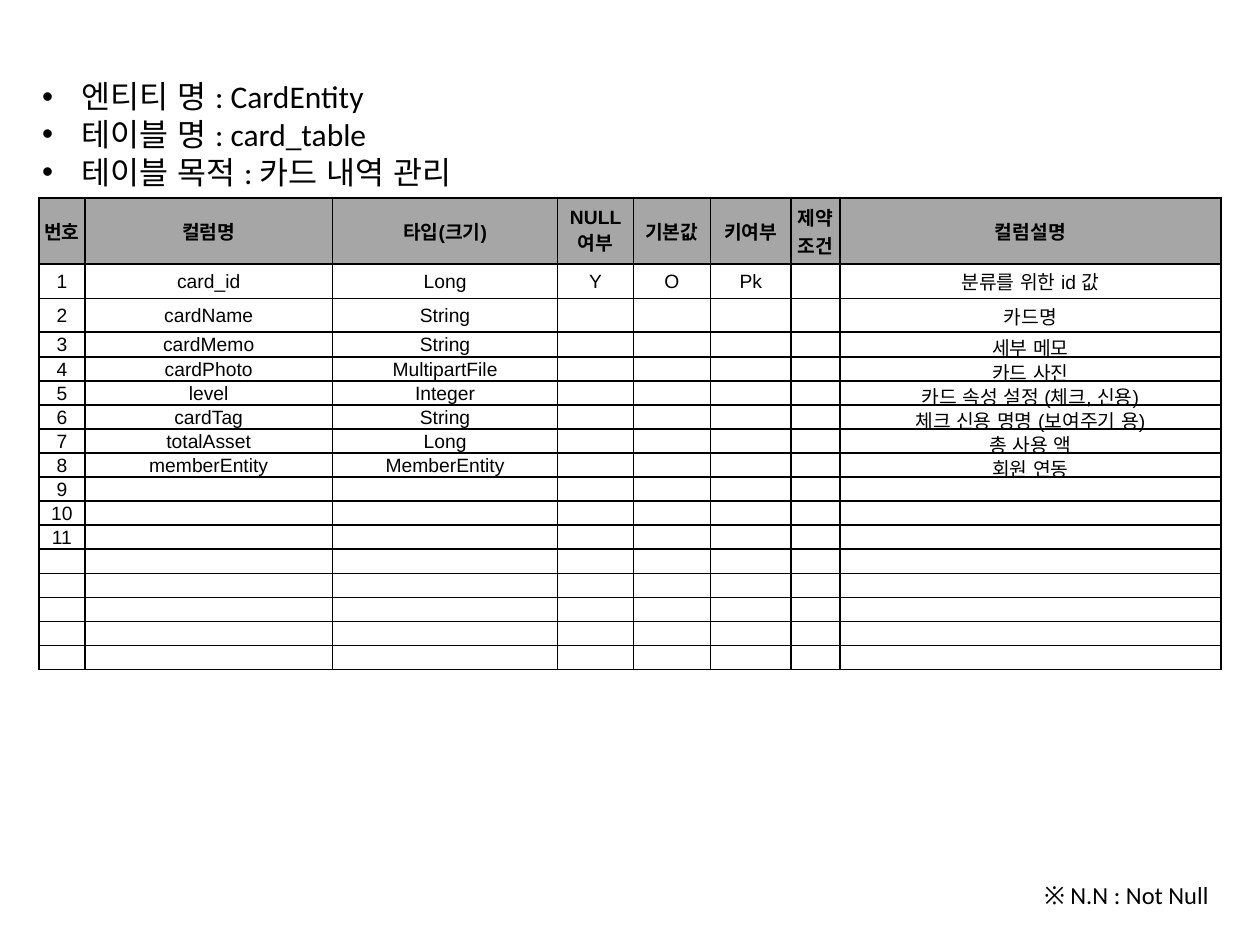
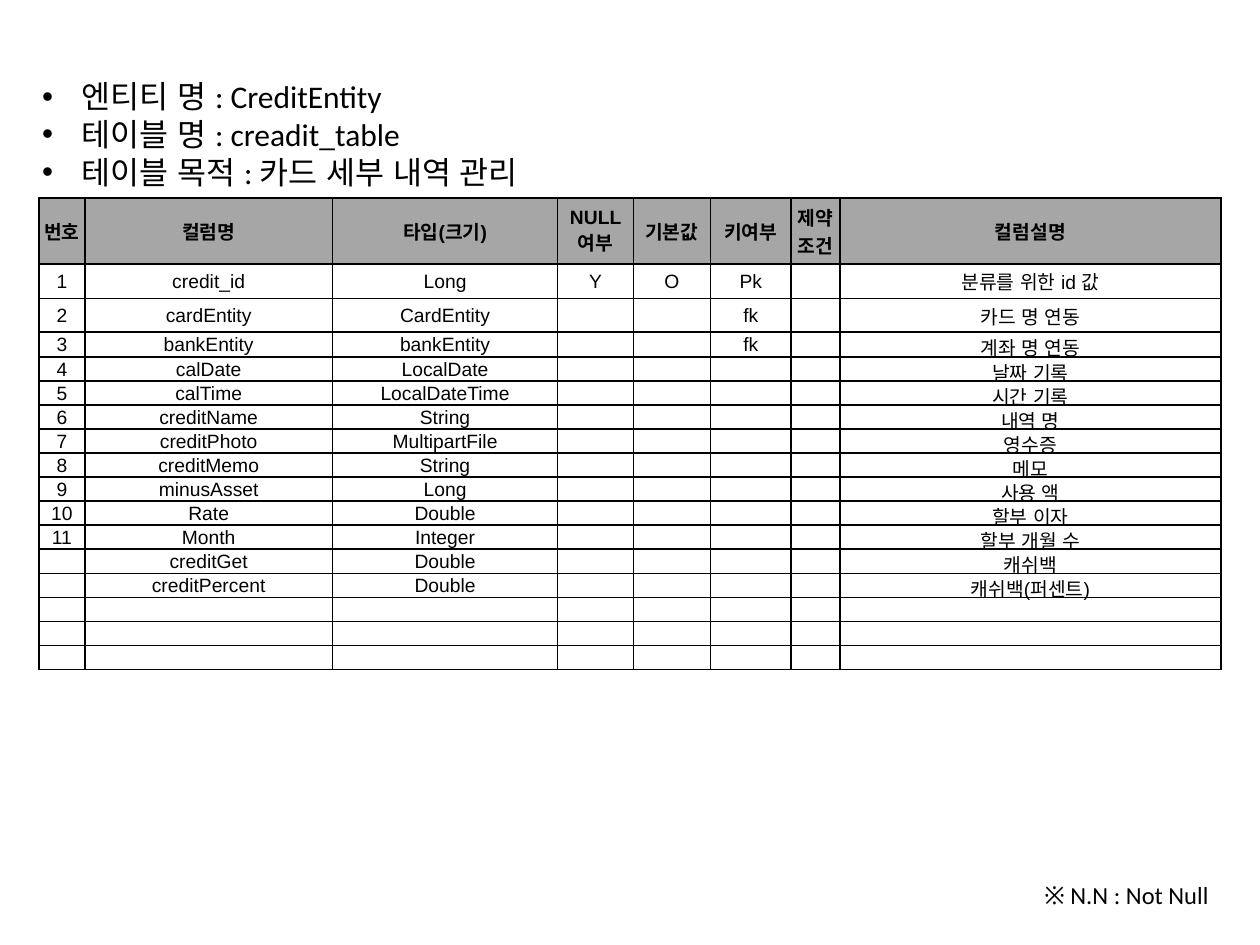
Before and after one commit to michael85-dev/MoneyManager_for_intel, a slide deck: slide 9 of src/02_프로그램 데이터베이스 설명 Ver.1.0.pptx. Drawn at 1260x945 pixels with LibreOffice and Linux fonts; fonts in the diff are those of the drawing. Boxes give left, top, right and bottom in pixels: in the first picture for what was removed or moved away, otherwise in the second. Text is boxed around its words. In the diff, an @@ line names an element or a change of style, - is before the commit and + after.

```diff
--- a/src/02_프로그램 데이터베이스 설명 Ver.1.0.pptx
+++ b/src/02_프로그램 데이터베이스 설명 Ver.1.0.pptx
@@ text at bbox=[82, 82, 518, 187]: text changed @@
-• 엔티티 명 : CardEntity
-• 테이블 명 : card_table
-• 테이블 목적 : 카드 내역 관리
+• 엔티티 명 : CreditEntity
+• 테이블 명 : creadit_table
+• 테이블 목적 : 카드 세부 내역 관리
@@ table at bbox=[39, 198, 1221, 668] @@
-row 2: 1 | card_id | Long | Y | O | Pk |  | 분류를 위한 id 값
-row 3: 2 | cardName | String |  |  |  |  | 카드명
-row 4: 3 | cardMemo | String |  |  |  |  | 세부 메모
-row 5: 4 | cardPhoto | MultipartFile |  |  |  |  | 카드 사진
-row 6: 5 | level | Integer |  |  |  |  | 카드 속성 설정 (체크, 신용)
-row 7: 6 | cardTag | String |  |  |  |  | 체크 신용 명명 (보여주기 용)
-row 8: 7 | totalAsset | Long |  |  |  |  | 총 사용 액
-row 9: 8 | memberEntity | MemberEntity |  |  |  |  | 회원 연동
-row 10: 9 |  |  |  |  |  |  | 
-row 11: 10 |  |  |  |  |  |  | 
-row 12: 11 |  |  |  |  |  |  | 
+row 2: 1 | credit_id | Long | Y | O | Pk |  | 분류를 위한 id 값
+row 3: 2 | cardEntity | CardEntity |  |  | fk |  | 카드 명 연동
+row 4: 3 | bankEntity | bankEntity |  |  | fk |  | 계좌 명 연동
+row 5: 4 | calDate | LocalDate |  |  |  |  | 날짜 기록
+row 6: 5 | calTime | LocalDateTime |  |  |  |  | 시간 기록
+row 7: 6 | creditName | String |  |  |  |  | 내역 명
+row 8: 7 | creditPhoto | MultipartFile |  |  |  |  | 영수증
+row 9: 8 | creditMemo | String |  |  |  |  | 메모
+row 10: 9 | minusAsset | Long |  |  |  |  | 사용 액
+row 11: 10 | Rate | Double |  |  |  |  | 할부 이자
+row 12: 11 | Month | Integer |  |  |  |  | 할부 개월 수
+row 13:  | creditGet | Double |  |  |  |  | 캐쉬백
+row 14:  | creditPercent | Double |  |  |  |  | 캐쉬백(퍼센트)
-row 16:  |  |  |  |  |  |  | 
-row 17:  |  |  |  |  |  |  | 
```
Also in this commit, not shown: 1 other slide changed, 3 slides added, 15 other files.
